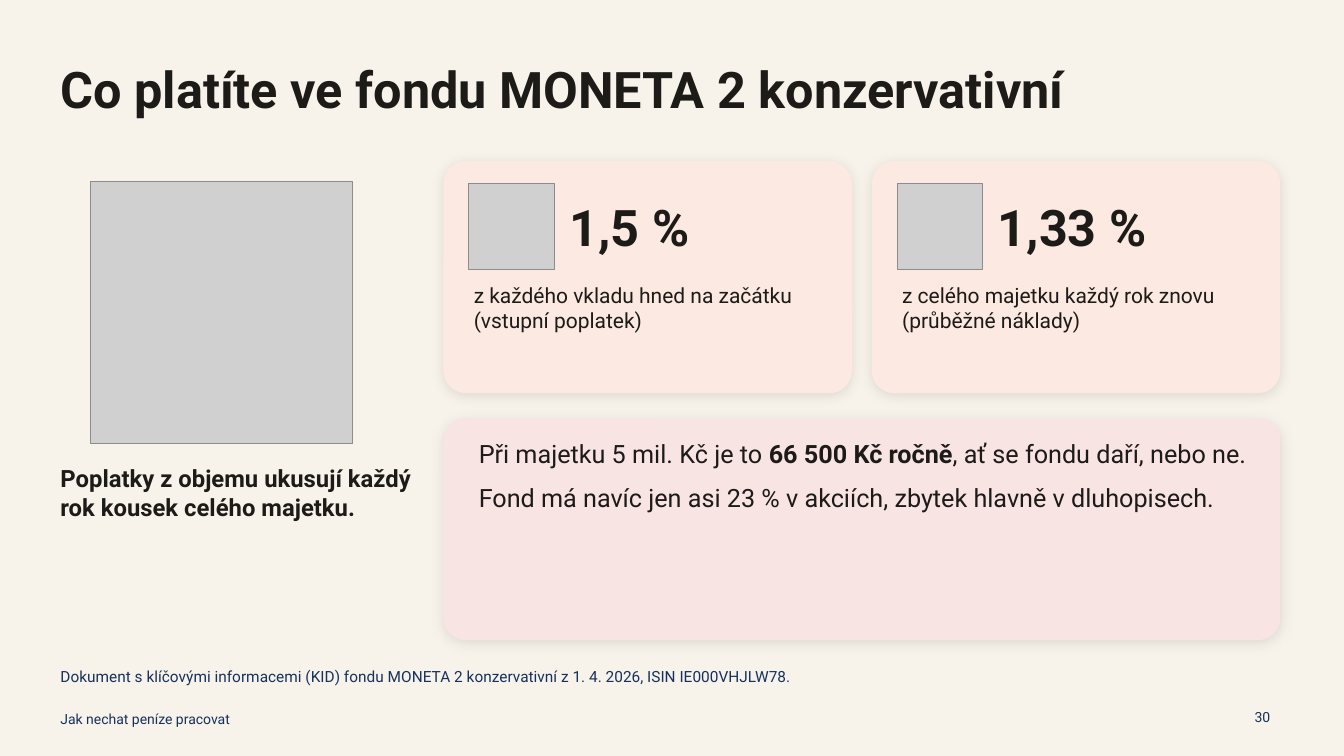
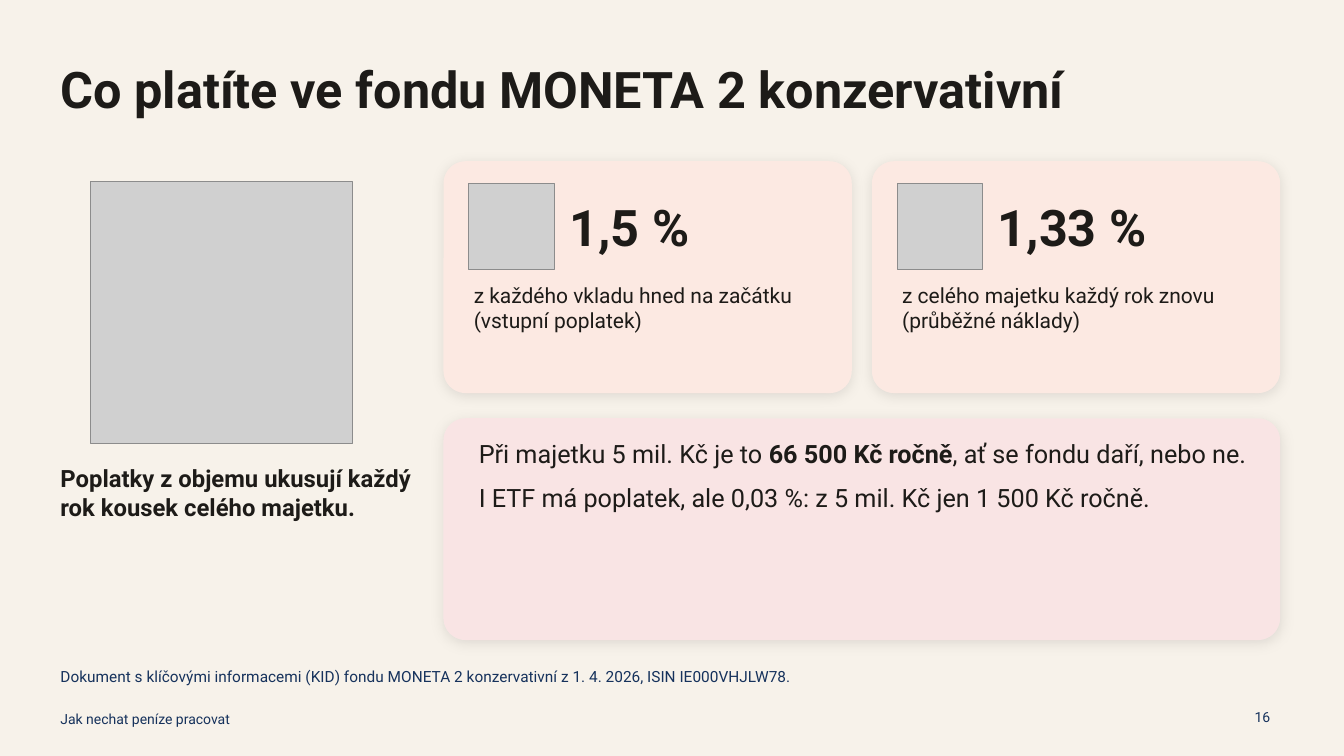
Before and after one commit to TomasMichal/kalkulacky, a slide deck: slide 16 of prezentace/jak-nechat-penize-pracovat.pptx (slide 30 before the commit). Drawn at 1344x756 pixels with LibreOffice and Linux fonts; fonts in the diff are those of the drawing; grey boxes stand for pictures. Boxes give left, top, right and bottom in pixels: in the first picture for what was removed or moved away, otherwise in the second. Text is boxed around its words. In the diff, an @@ line names an element or a change of style, - is before the commit and + after.

```diff
--- a/prezentace/jak-nechat-penize-pracovat.pptx
+++ b/prezentace/jak-nechat-penize-pracovat.pptx
@@ text at [479,488,1150,513]: text changed @@
-Fond má navíc jen asi 23 % v akciích, zbytek hlavně v dluhopisech.
+I ETF má poplatek, ale 0,03 %: z 5 mil. Kč jen 1 500 Kč ročně.
@@ page number at [1255,712,1271,722]: text changed @@
-30
+16
```
Also in this commit, not shown: 8 other slides changed, 1 slide added, 25 slides removed, 3 other files.
